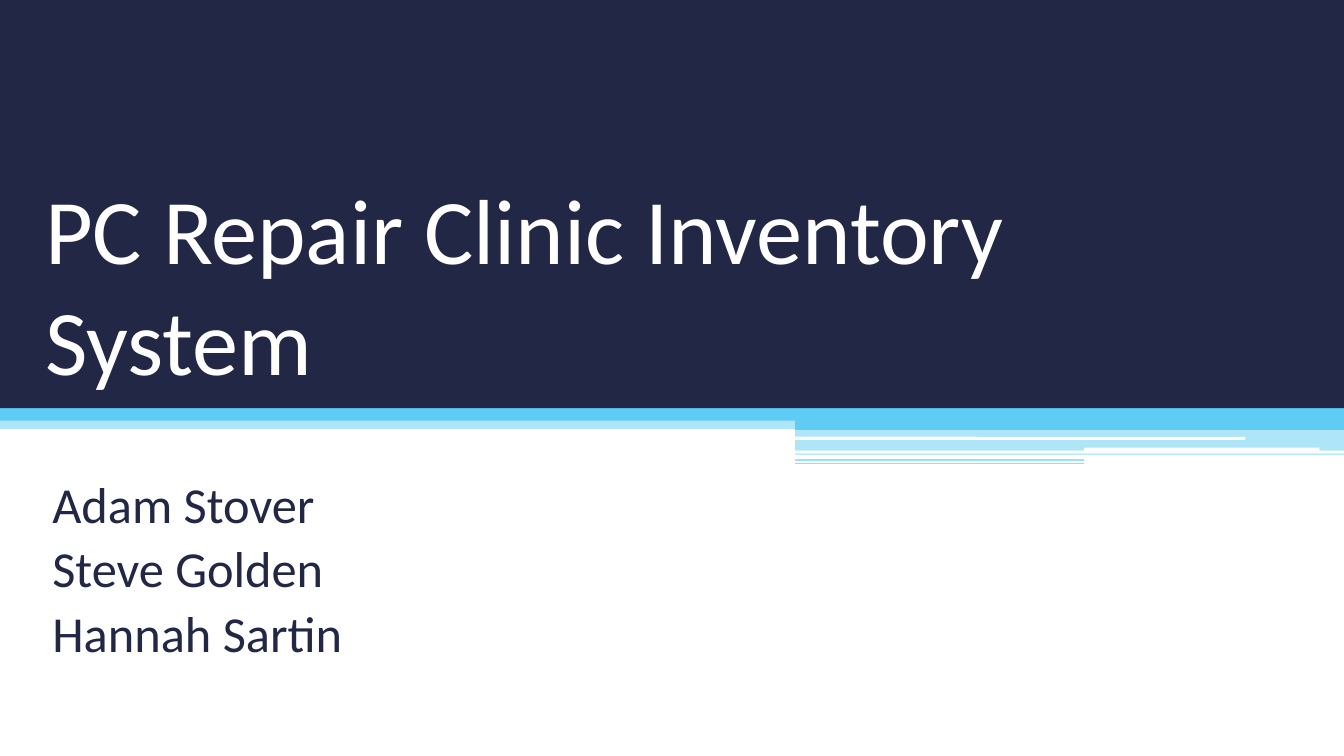
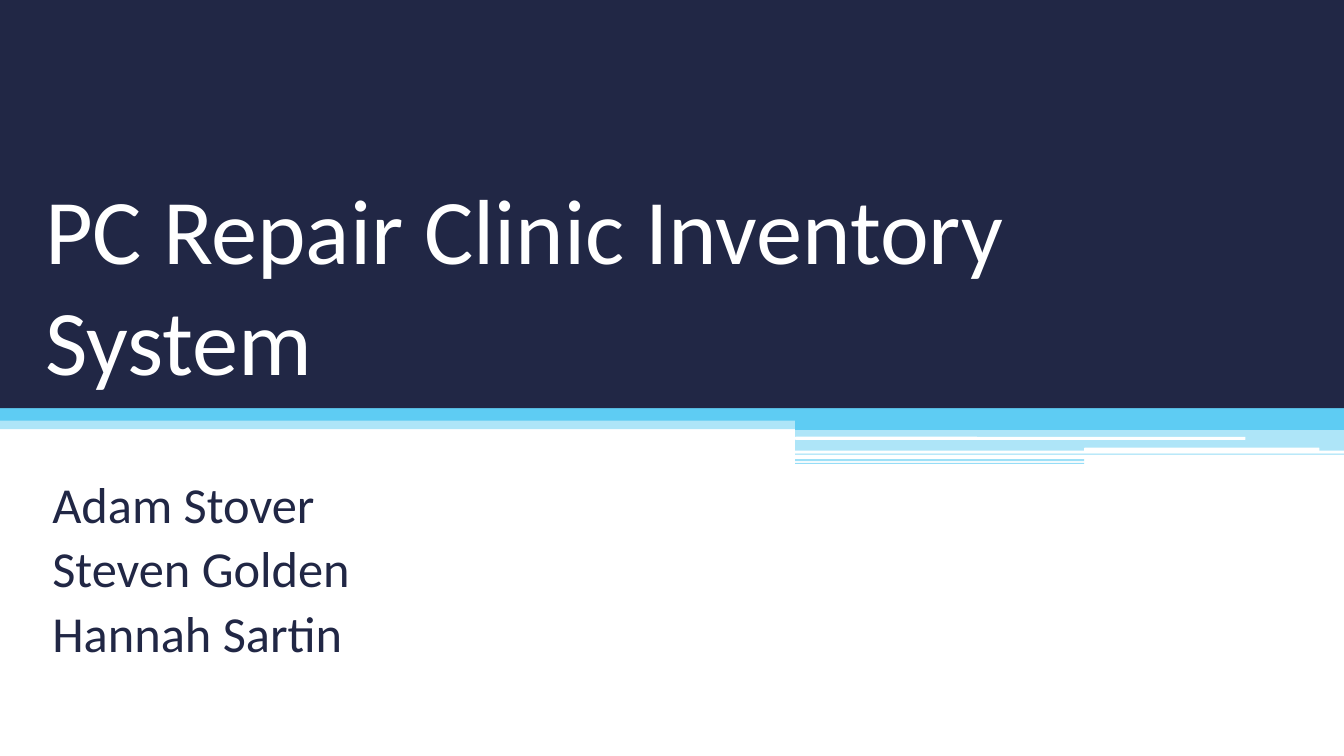
Before and after one commit to sylve0n/CIS260-PowerPoint, a slide deck: slide 1 of PC Repair Clinic Inventory System.pptx. Drawn at 1344x756 pixels with LibreOffice and Linux fonts; fonts in the diff are those of the drawing. Boxes give left, top, right and bottom in pixels: in the first picture for what was removed or moved away, otherwise in the second. Text is boxed around its words. In the diff, an @@ line names an element or a change of style, - is before the commit and + after.

```diff
--- a/PC Repair Clinic Inventory System.pptx
+++ b/PC Repair Clinic Inventory System.pptx
@@ subtitle at [52, 552, 350, 588]: text changed @@
-Steve Golden
+Steven Golden
```
Also in this commit, not shown: 6 other slides changed.
